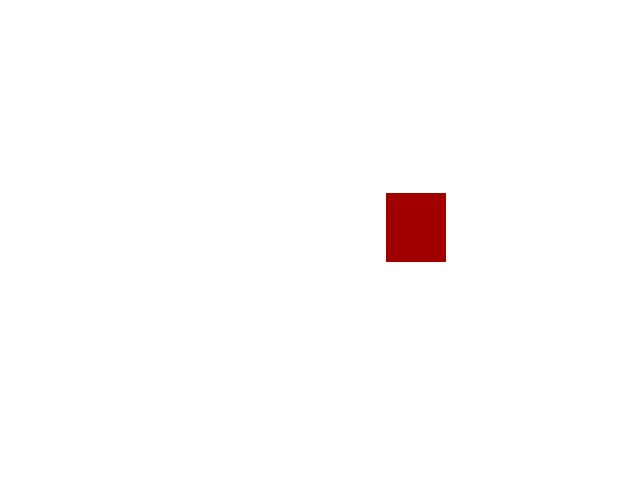
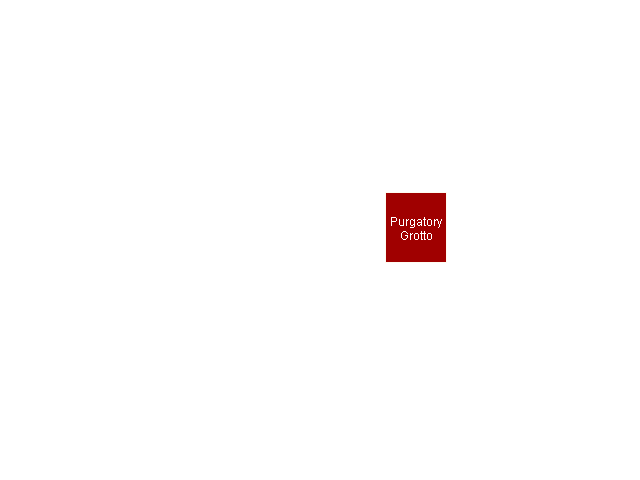
Layered file, before and after one edit (640px x 480px). Changes by layer:
added layer "Purgatory ..." above "tz南11.png" over [391, 217, 442, 240]
